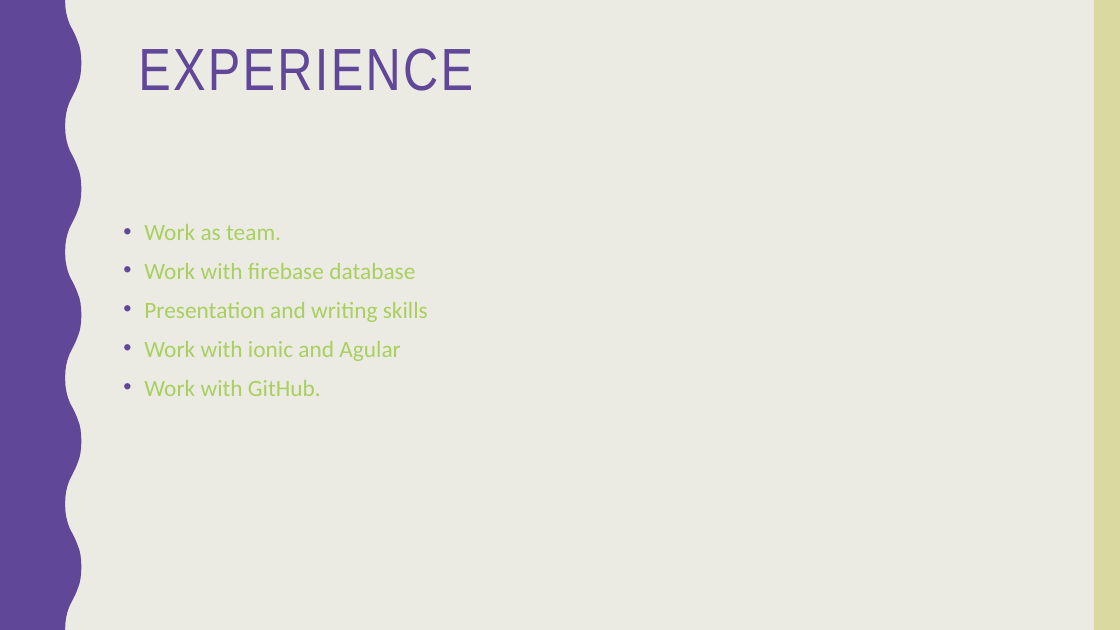
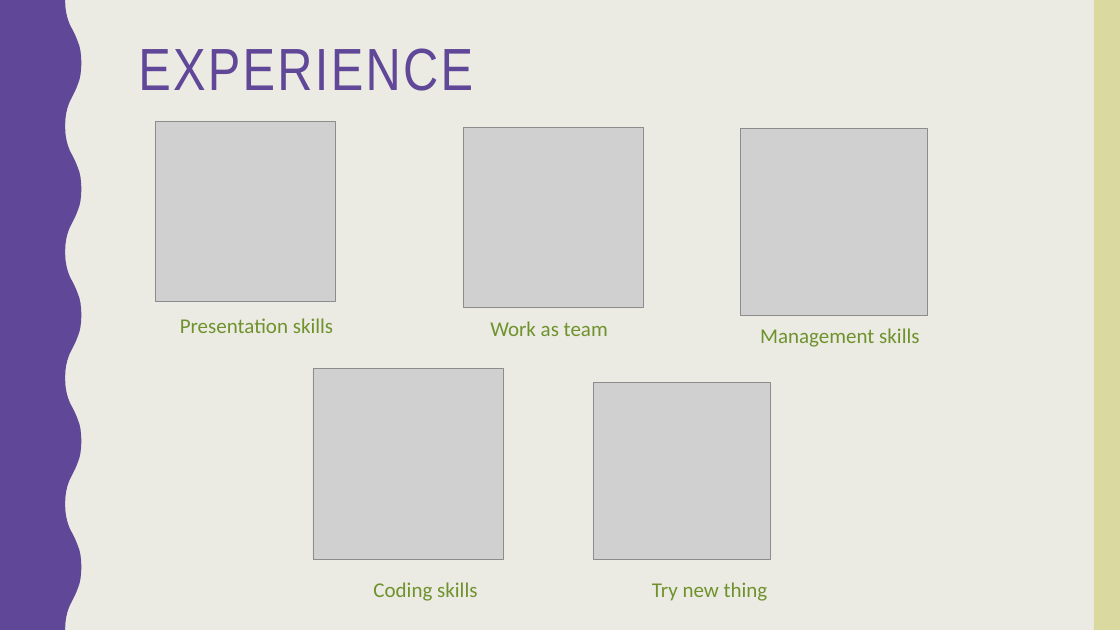
Before and after one commit to norahK/444SWE-Project, a slide deck: slide 4 of Pick a dish app.pptx. Drawn at 1120x630 pixels with LibreOffice and Linux fonts; fonts in the diff are those of the drawing; grey boxes stand for pictures. Boxes give left, top, right and bottom in pixels: in the first picture for what was removed or moved away, otherwise in the second. Text is boxed around its words. In the diff, an @@ line names an element or a change of style, - is before the commit and + after.

```diff
--- a/Pick a dish app.pptx
+++ b/Pick a dish app.pptx
@@ picture added at [156,121,336,301] @@
@@ picture added at [464,128,644,308] @@
@@ picture added at [740,129,928,316] @@
@@ text added at [180,318,333,333], 18 pt, text #6F922C @@
+Presentation skills
@@ text added at [490,321,608,336], 18 pt, text #6F922C @@
+Work as team
@@ text at [760,328,919,347]: text changed; size 20 to 18 pt; text colour #A9CF5F to #6F922C @@
-• Work as team.
-• Work with firebase database
-• Presentation and writing skills
-• Work with ionic and Agular
-• Work with GitHub.
+Management skills
@@ picture added at [313,369,504,560] @@
@@ picture added at [594,382,771,560] @@
@@ text added at [373,582,477,601], 18 pt, text #6F922C @@
+Coding skills
@@ text added at [652,582,768,601], 18 pt, text #6F922C @@
+Try new thing
```
Also in this commit, not shown: 2 other slides changed.
